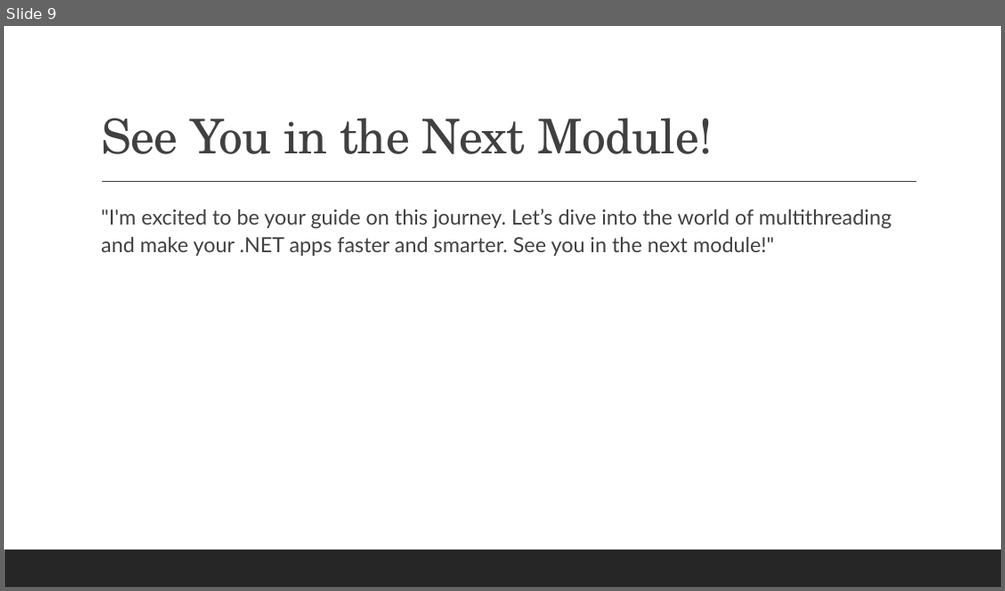
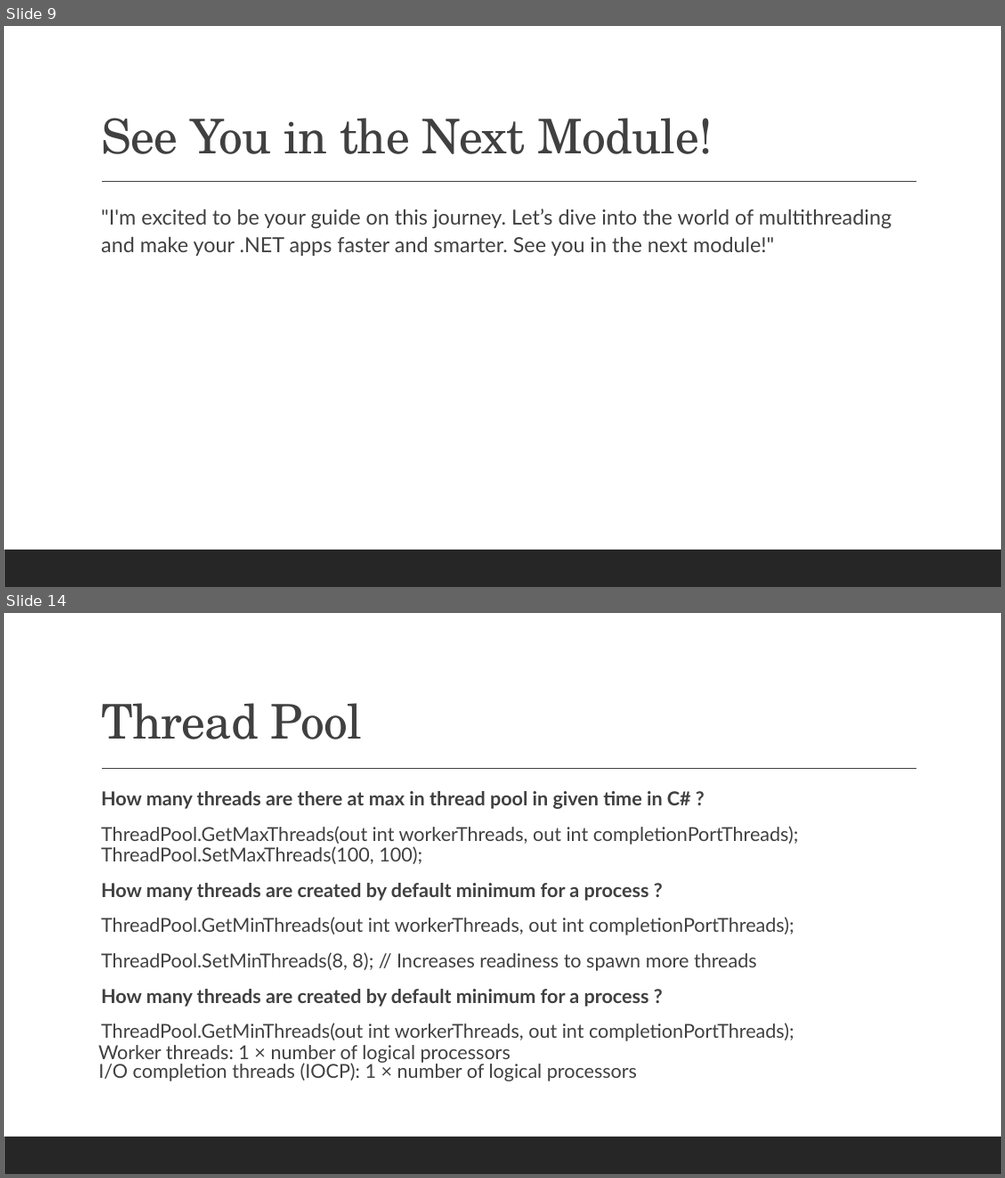
Before and after one commit to bhushanpoojary/MultiThreadingDotNet, a slide deck: PPT/Mastering Multithreading in DotNet.pptx. Shown one above the other, each under a label of ours: slide 9 before the commit, slides 9 and 14 after it; the slides between them are not shown. The pictures are 1005x591 and 1005x1178 pixels, drawn with LibreOffice and Linux fonts; fonts in the diff are those of the drawing. Boxes give left, top, right and bottom in pixels: in the first picture for what was removed or moved away, otherwise in the second. Text is boxed around its words. In the diff, an @@ line names an element or a change of style, - is before the commit and + after.

Commit message:
Added thread pool code and PPT

```diff
--- a/PPT/Mastering Multithreading in DotNet.pptx
+++ b/PPT/Mastering Multithreading in DotNet.pptx
@@ slide 14 added at <box>4,613,1001,1174</box>, background #FFFFFF; not listed: 2 template elements that a slide beside it also shows @@
@@ title added at <box>101,703,363,739</box>, 46 pt, text #404040 @@
+Thread Pool
@@ text added at <box>98,791,799,1081</box>, 18.5 pt, text #404040 @@
+  How many threads are there at max in thread pool in given time in C# ?
+  ThreadPool.GetMaxThreads(out int workerThreads, out int completionPortThreads); ThreadPool.SetMaxThreads(100, 100);
+  How many threads are created by default minimum for a process ?
+  ThreadPool.GetMinThreads(out int workerThreads, out int completionPortThreads);
+  ThreadPool.SetMinThreads(8, 8); // Increases readiness to spawn more threads
+  How many threads are created by default minimum for a process ?
+  ThreadPool.GetMinThreads(out int workerThreads, out int completionPortThreads);
+Worker threads: 1 × number of logical processors
+I/O completion threads (IOCP): 1 × number of logical processors
```
Also in this commit, not shown: 6 other slides added, 7 other files.
